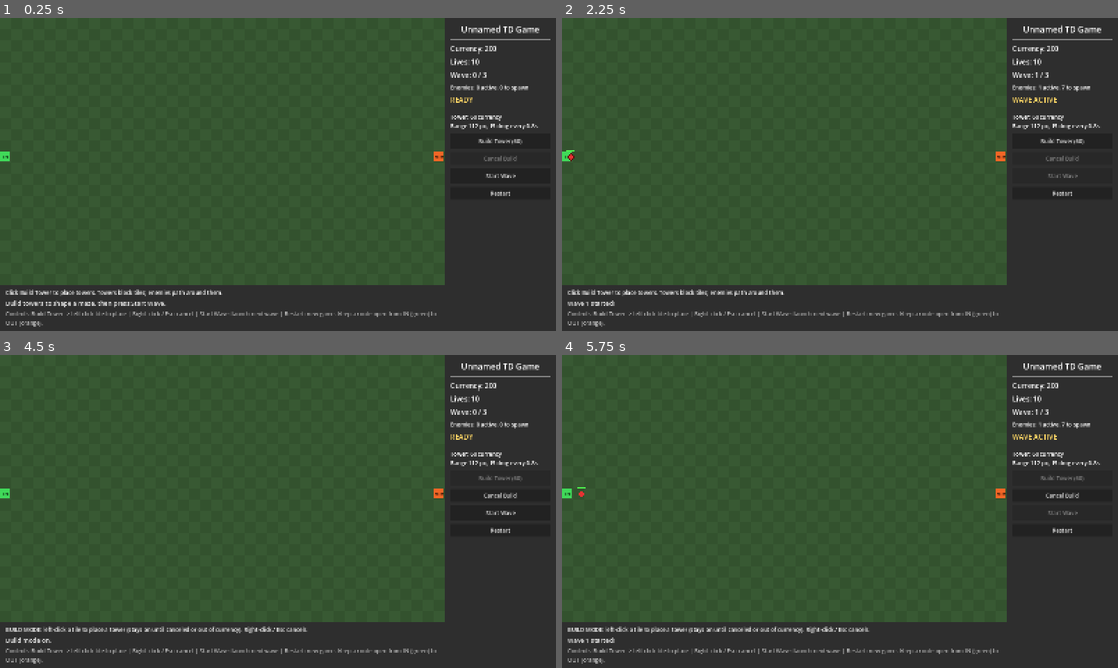
Above: before the commit, frames 1-4 (two rows, left to right).
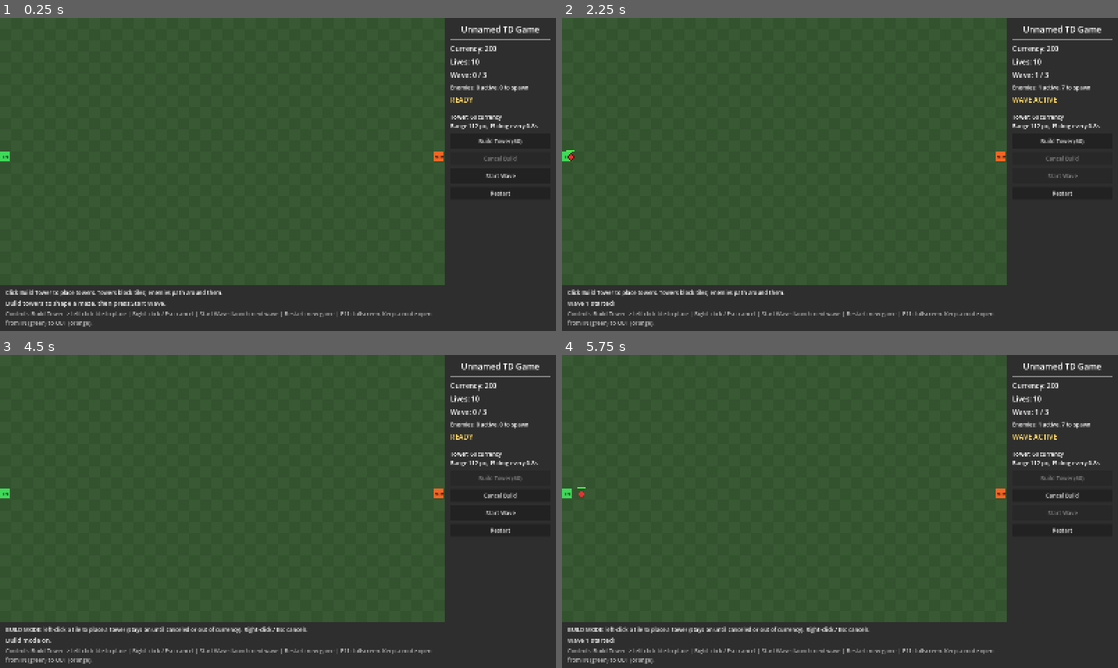
Above: after the commit, the same moments.

Repository: EdsonCK/Tower-Defense-Game
Game: Godot game, scene res://scenes/main.tscn
The game is run twice, just before and just after one commit, with the same random seed, the same clock (stepped at 60 frames per second) and the same inputs.
Inputs:
- Up to frame 1 (0.25 s): no input
- Up to frame 2 (2.25 s): click "Start Wave" at 0.5 s; click "Restart" at 1.25 s; click "Start Wave" at 2 s
- Up to frame 3 (4.5 s): click "Restart" at 2.75 s; click "Restart" at 3.5 s; click "Build Tower (60)" at 4.25 s
- Up to frame 4 (5.75 s): click "Start Wave" at 5 s

The runs differ from the first frame. In frame 1, 0.3% of the frame differs, in the area x 1-79%, y 93-99%; in frame 2, 0.3%; in frame 3, 0.3%; in frame 4, 0.3%.

Commit message:
Fit window to screen, keep it centered, support resizing and F11
The 1600x900 window overflowed smaller or display-scaled screens, cutting off
the right panel and bottom text.

- WindowFit node: on startup sizes the window to the largest 16:9 size (up to
  1600x900) that fits the usable screen area and centers it; after the player
  resizes, shrinks it back on-screen and re-centers; min size 800x450; F11
  toggles fullscreen. Uses the Window API so the viewport stretch updates.
  Skipped when headless or embedded in the editor's Game tab.
- Board clicks now use the input event position via make_input_local, so tile
  mapping is correct at any window scale/letterbox.
- README documents resizing and the editor embedded-game size setting.
- Tests: window-fit sizing cases.

Co-Authored-By: Claude Opus 5.5 <noreply@anthropic.com>
Claude-Session: https://claude.ai/code/session_01Y9eXoZ6BsdxWVRe4wVxkw8

Diff:
--- a/project.godot
+++ b/project.godot
@@ -18,6 +18,8 @@
 
 window/size/viewport_width=1600
 window/size/viewport_height=900
+window/size/resizable=true
+window/size/initial_position_type=1
 window/stretch/mode="canvas_items"
 window/stretch/aspect="keep"
 
--- a/scenes/main.tscn
+++ b/scenes/main.tscn
@@ -1,9 +1,10 @@
-[gd_scene load_steps=5 format=3]
+[gd_scene load_steps=6 format=3]
 
 [ext_resource type="Script" path="res://scripts/main.gd" id="1_main"]
 [ext_resource type="Script" path="res://scripts/board.gd" id="2_board"]
 [ext_resource type="Script" path="res://scripts/wave_manager.gd" id="3_wave"]
 [ext_resource type="Script" path="res://scripts/hud.gd" id="4_hud"]
+[ext_resource type="Script" path="res://scripts/window_fit.gd" id="5_window"]
 
 [node name="Main" type="Node2D"]
 script = ExtResource("1_main")
@@ -17,6 +18,9 @@
 
 [node name="WaveManager" type="Node" parent="."]
 script = ExtResource("3_wave")
+
+[node name="WindowFit" type="Node" parent="."]
+script = ExtResource("5_window")
 
 [node name="HUD" type="CanvasLayer" parent="."]
 
@@ -145,5 +149,5 @@
 [node name="InstructionsLabel" type="Label" parent="HUD/UILayout/BottomPanel/Margin/VBox"]
 layout_mode = 2
 theme_override_colors/font_color = Color(0.7, 0.7, 0.7, 1)
-text = "Controls: Build Tower -> left-click tile to place | Right-click / Esc: cancel | Start Wave: launch next wave | Restart: new game. Keep a route open from IN (green) to OUT (orange)."
+text = "Controls: Build Tower -> left-click tile to place | Right-click / Esc: cancel | Start Wave: launch next wave | Restart: new game | F11: fullscreen. Keep a route open from IN (green) to OUT (orange)."
 autowrap_mode = 3
--- a/scripts/board.gd
+++ b/scripts/board.gd
@@ -249,7 +249,8 @@
 	if mouse_event == null or not mouse_event.pressed or mouse_event.button_index != MOUSE_BUTTON_LEFT:
 		return
 	# UI panels consume their own clicks before _unhandled_input; this guards everything else.
-	var local: Vector2 = get_local_mouse_position()
+	# make_input_local applies the window stretch/letterbox transform, so this works at any window size.
+	var local: Vector2 = (make_input_local(mouse_event) as InputEventMouseButton).position
 	if not is_inside_board_pixels(local):
 		return
 	get_viewport().set_input_as_handled()
--- /dev/null
+++ b/scripts/window_fit.gd
@@ -0,0 +1,112 @@
+class_name WindowFit
+extends Node
+## Keeps the OS window fully visible and centered on its screen.
+## The game renders at a fixed 1600x900 logical resolution; project settings use the
+## canvas_items stretch mode with "keep" aspect, so any window size shows the whole
+## game scaled and centered (letterboxed if the window is not 16:9).
+## This node only manages the window itself: it fits it to the usable screen area on
+## startup, re-fits and re-centers it after the player resizes it, and toggles
+## fullscreen with F11.
+
+const BASE_SIZE: Vector2i = Vector2i(1600, 900)
+const MIN_SIZE: Vector2i = Vector2i(800, 450)
+## Fraction of the usable screen area the window may occupy (leaves room for borders).
+const SCREEN_FILL: float = 0.92
+## Wait for the user to stop dragging before re-centering.
+const RESIZE_SETTLE_SECONDS: float = 0.25
+
+var _settle_timer: Timer
+
+
+func _ready() -> void:
+	if not _can_manage_window():
+		return
+	_settle_timer = Timer.new()
+	_settle_timer.one_shot = true
+	_settle_timer.wait_time = RESIZE_SETTLE_SECONDS
+	_settle_timer.timeout.connect(_on_resize_settled)
+	add_child(_settle_timer)
+	get_window().min_size = MIN_SIZE
+	get_window().size_changed.connect(_on_window_size_changed)
+	fit_to_screen()
+
+
+func _unhandled_input(event: InputEvent) -> void:
+	var key: InputEventKey = event as InputEventKey
+	if key != null and key.pressed and not key.echo and key.keycode == KEY_F11 and _can_manage_window():
+		get_viewport().set_input_as_handled()
+		toggle_fullscreen()
+
+
+## Sizes the window to the largest 16:9 size (up to 1600x900) that fits the usable
+## screen area, then centers it.
+func fit_to_screen() -> void:
+	if not _is_windowed():
+		return
+	var target: Vector2i = fitted_size(_max_window_size())
+	if get_window().size != target:
+		get_window().size = target
+	center_on_screen()
+
+
+## Largest 16:9 size up to BASE_SIZE that fits in `max_size` (never below MIN_SIZE).
+static func fitted_size(max_size: Vector2i) -> Vector2i:
+	var scale: float = minf(1.0, minf(float(max_size.x) / BASE_SIZE.x, float(max_size.y) / BASE_SIZE.y))
+	return Vector2i(floori(BASE_SIZE.x * scale), floori(BASE_SIZE.y * scale)).max(MIN_SIZE)
+
+
+## Shrinks the window if it no longer fits, then centers it on its current screen.
+func clamp_and_center() -> void:
+	if not _is_windowed():
+		return
+	var max_size: Vector2i = _max_window_size()
+	var size: Vector2i = get_window().size
+	var clamped: Vector2i = size.min(max_size).max(MIN_SIZE)
+	if clamped != size:
+		get_window().size = clamped
+	center_on_screen()
+
+
+func center_on_screen() -> void:
+	var usable: Rect2i = _usable_rect()
+	var window: Window = get_window()
+	var outer: Vector2i = window.get_size_with_decorations().max(window.size)
+	var decoration_offset: Vector2i = window.position - window.get_position_with_decorations()
+	var outer_position: Vector2i = usable.position + (usable.size - outer) / 2
+	window.position = outer_position.max(usable.position) + decoration_offset
+
+
+func toggle_fullscreen() -> void:
+	if get_window().mode == Window.MODE_FULLSCREEN:
+		get_window().mode = Window.MODE_WINDOWED
+		fit_to_screen()
+	else:
+		get_window().mode = Window.MODE_FULLSCREEN
+
+
+func _on_window_size_changed() -> void:
+	_settle_timer.start()
+
+
+func _on_resize_settled() -> void:
+	clamp_and_center()
+
+
+func _max_window_size() -> Vector2i:
+	var usable: Vector2i = _usable_rect().size
+	var window: Window = get_window()
+	var decorations: Vector2i = (window.get_size_with_decorations() - window.size).max(Vector2i.ZERO)
+	return Vector2i(floori(usable.x * SCREEN_FILL), floori(usable.y * SCREEN_FILL)) - decorations
+
+
+func _usable_rect() -> Rect2i:
+	return DisplayServer.screen_get_usable_rect(get_window().current_screen)
+
+
+func _is_windowed() -> bool:
+	return get_window().mode == Window.MODE_WINDOWED
+
+
+## No real OS window exists in headless runs or when the game is embedded in the editor.
+func _can_manage_window() -> bool:
+	return DisplayServer.get_name() != "headless" and not Engine.is_embedded_in_editor()
--- a/tests/test_pathfinding.gd
+++ b/tests/test_pathfinding.gd
@@ -39,6 +39,7 @@
 		test_tower_attack_range_and_cooldown,
 		test_wave_flow_defeat_and_restart,
 		test_wave_flow_victory,
+		test_window_fit_sizes,
 	]
 	for test: Callable in tests:
 		_current_test = test.get_method()
@@ -400,3 +401,16 @@
 	_check(main.state == main.GameState.VICTORY, "clearing wave 3 with lives left triggers VICTORY")
 	_check(main.lives == 10, "no lives lost")
 	_check(main.currency == expected_currency, "each kill paid 12 once plus two wave bonuses (currency %d, expected %d)" % [main.currency, expected_currency])
+
+
+# --- Window fitting --------------------------------------------------------------------
+
+func test_window_fit_sizes() -> void:
+	_check(WindowFit.fitted_size(Vector2i(1920, 1040)) == Vector2i(1600, 900), "large screens keep the 1600x900 base size")
+	var laptop: Vector2i = WindowFit.fitted_size(Vector2i(1256, 706))
+	_check(laptop.x <= 1256 and laptop.y <= 706, "1366x768-class screen: window fits (%s)" % laptop)
+	_check(absf(float(laptop.x) / laptop.y - 16.0 / 9.0) < 0.01, "fitted window keeps 16:9")
+	# 1920x1080 at 150% Windows scaling without HiDPI awareness: ~1280x680 usable, 92% fill.
+	var scaled: Vector2i = WindowFit.fitted_size(Vector2i(1177, 625))
+	_check(scaled.x <= 1177 and scaled.y <= 625, "1080p at 150%% scaling: window fits (%s)" % scaled)
+	_check(WindowFit.fitted_size(Vector2i(300, 200)) == WindowFit.MIN_SIZE, "tiny screens fall back to the minimum size")
Not shown, added: scripts/window_fit.gd.uid
Not shown, changed: README.md
